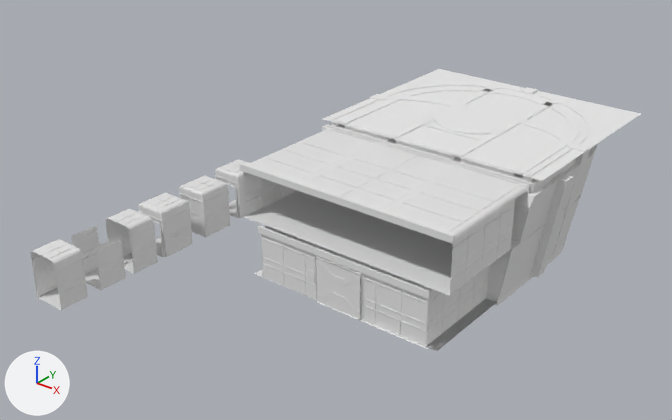
An edit to the Blender file BlenderSource/MonitorShuttlebay.blend, drawn before and after from the same camera.
Rendered twice from a 50 mm camera at (100.1, -168.0, 97.6) aimed at (-11.3, -28.8, 11.2). The lights are fixed; the arrows at lower left show +X, +Y and +Z.
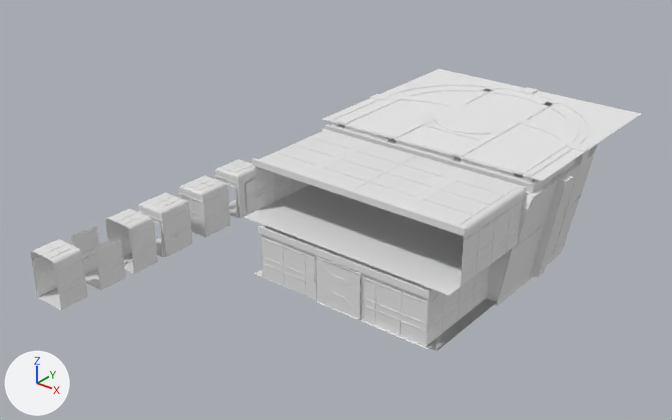
Changed parts and their boxes [x1, y1, x2, y2] in the pictures (672 x 420 px; the box of a moved part takes in the faces that stretch with it):
'Cube', reshaped: before [240, 69, 641, 351]; after [245, 69, 641, 351]
part 1 of me_cube_001, added: after [255, 166, 309, 210]
part 2 of me_cube_001, moved or reshaped: before [450, 199, 515, 294]; after [460, 193, 524, 286]
part 3 of me_cube_001, moved or reshaped: before [240, 163, 455, 244]; after [252, 158, 466, 236]
part 4 of me_cube_001, added: after [322, 129, 527, 199]
part 5 of me_cube_001, moved or reshaped: before [243, 126, 530, 239]; after [259, 130, 534, 244]

Diff of the bpy script that builds the scene:
```diff
--- a/BlenderSource/MonitorShuttlebay.blend.py
+++ b/BlenderSource/MonitorShuttlebay.blend.py
@@ me_cube_001 @@
 # used by ob_cube; location = (2.5, -2.4, 0.5); scale = (6.59, 6.59, 6.59)
-me_cube_001.from_pydata(...)  # 14809 vertices, 12764 faces, 4 loose edges; spans x -3.99..4.41, y -6.72..4.73, z -0.16..3.94
+me_cube_001.from_pydata(...)  # 14845 vertices, 12812 faces, 2 loose edges; spans x -3.99..4.41, y -6.72..4.73, z -0.16..3.94
+# me_cube_001 part 1: the loose piece of 250 vertices spanning x -3.63..-3.62, y -6.61..-3.33, z 1.91..3.53 is copied, and the copy is moved by (0.0, 0.53, 0.0); it spans x -3.63..-3.62, y -6.08..-2.8, z 1.91..3.53
+# me_cube_001 part 2: the loose piece of 250 vertices spanning x 3.85..3.87, y -6.61..-3.33, z 1.91..3.53 is moved by (0.0, 0.53, 0.0)
+# me_cube_001 part 3: the loose piece of 8 vertices spanning x -3.68..3.91, y -6.69..-6.61, z 3.49..3.71 is moved by (0.0, 0.53, 0.0)
+# me_cube_001 part 4: a new loose piece, a box spanning x -3.647..3.872, y -2.796..-2.713, z 3.329..3.668, in mat_chaffeetexture (white #e7e7e7)
+# me_cube_001 part 5: 252 vertices moved from x -3.34..3.57, y -2.84..-2.78, z 1.93..3.09 to x -3.34..3.57, y -2.88..-2.82, z 1.93..3.09; 1032 vertices removed from x -3.83..4.06, y -6.61..-2.59, z 1.91..3.71; 810 vertices added at x -3.83..4.06, y -6.08..-2.78, z 1.9..3.68
 me_cube_001.materials.append(mat_chaffeetexture)
```
